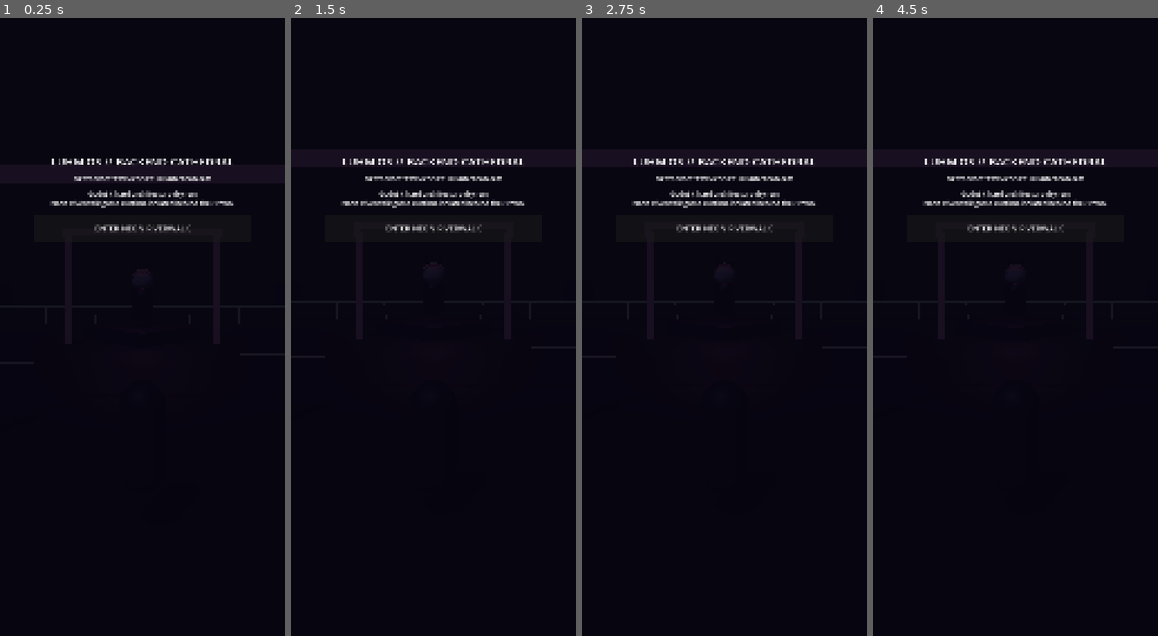
Above: before the commit, frames 1-4 (left to right).
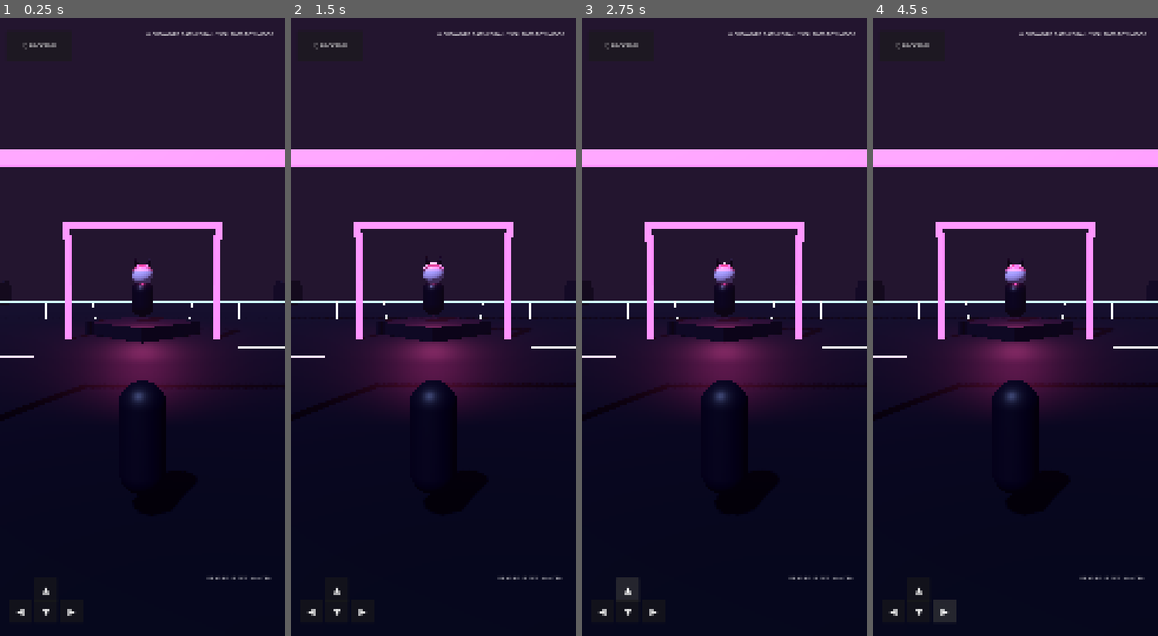
Above: after the commit, the same moments.

Repository: eggie-admin/LuHm-OS
Game: Godot game, scene res://scenes/Main.tscn
Same seed, same stepped clock (60 frames per second), same inputs: the game is played once before the commit and once after it.
Inputs (mouse positions are in pixels of both pictures, inside the frame that each line leads up to):
- Up to frame 1 (0.25 s): no input
- Up to frame 2 (1.5 s): click "ENTER NEON RIVERWALK" (after the commit: "⬡ BACKEND") at 0.5 s; click "⬡ BACKEND" (after the commit: "ENTER NEON RIVERWALK") at 1.25 s
- Up to frame 3 (2.75 s): click (627, 592) at 2 s, where only the run after the commit has a clickable "▲"
- Up to frame 4 (4.5 s): click (892, 611) at 2.75 s, where only the run after the commit has a clickable "◀"; click (918, 611) at 3.5 s, where only the run after the commit has a clickable "▼"; click (944, 611) at 4.25 s, where only the run after the commit has a clickable "▶"

The runs differ from the first frame. In frame 1, 53% of the frame differs, in the area x 0-100%, y 0-97%; in frame 2, 56%; in frame 3, 56%; in frame 4, 56%.
Error before the commit: Invalid call. Nonexistent function 'show_world' in base 'Nil'. (res://scripts/main.gd:59)
Error after the commit: Invalid call. Nonexistent function 'show_world' in base 'Nil'. (res://scripts/main.gd:64)

Commit message:
feat: crown Cathedral into native KAI 9000 toy mode

Diff:
--- a/scripts/main.gd
+++ b/scripts/main.gd
@@ -19,7 +19,8 @@
 func _ready() -> void:
     _build_runtime()
     _wire_runtime()
-    _enter_backend()
+    _enter_world()
+    game_hud.set_status("♛ CROWNED CATHEDRAL // KAI 9000 TOY MODE")
 
 func _build_runtime() -> void:
     neon_world = NeonWorldScript.new()
@@ -52,6 +53,10 @@
     game_hud.world_requested.connect(_enter_world)
     game_hud.backend_requested.connect(_enter_backend)
     game_hud.move_axis_changed.connect(player_controller.set_touch_axis)
+    game_hud.toy_action_requested.connect(_on_toy_action)
+    if kai_webview_bridge != null:
+        kai_webview_bridge.world_requested.connect(_enter_world)
+        kai_webview_bridge.toy_action_requested.connect(_on_toy_action)
 
 func _enter_world() -> void:
     if kai_webview_bridge != null:
@@ -73,5 +78,21 @@
     if kai_webview_bridge != null:
         kai_webview_bridge.show_cockpit()
 
+func _on_toy_action(action: String) -> void:
+    match action:
+        "pet_lum":
+            neon_world.pet_lum()
+            game_hud.set_status("♥ LUM PET // HAPPY CORE PULSE")
+        "oni_pop":
+            neon_world.oni_pop()
+            game_hud.set_status("👹 ONI POP // THREE LITTLE HELPERS DEPLOYED")
+        "crown_pulse":
+            neon_world.crown_pulse()
+            game_hud.set_status("♛ CROWN PULSE // PROFESSOR AUTHORITY CONFIRMED")
+        "chat_glass":
+            _enter_backend()
+        _:
+            game_hud.set_status("KAI 9000 // UNKNOWN TOY ACTION BLOCKED")
+
 func _play_intro() -> void:
     await cutscene_bridge.play_path(INTRO_CUTSCENE_PATH)
